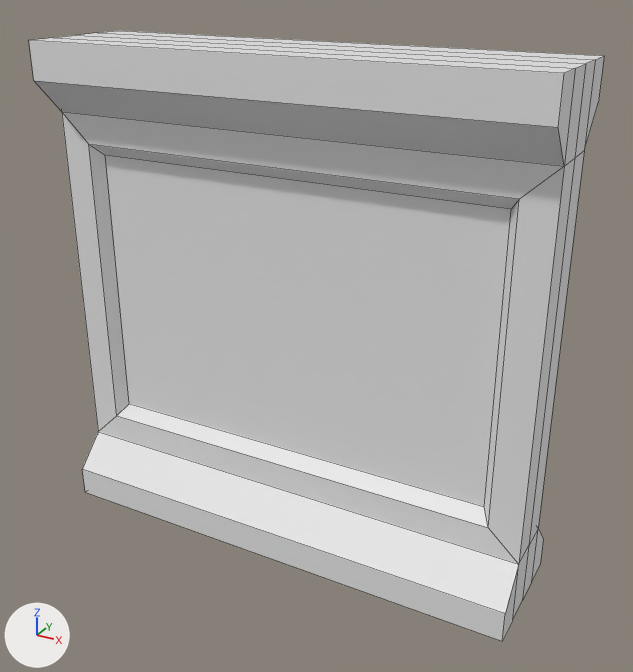
Before and after pictures for a commit that changed the FBX model Assets/Models/Wall_4x4/Wall_4x4_low.fbx.
Both versions are drawn from a 50 mm camera at (3.21, -8.02, 4.61) aimed at (0.17, -2.48, 1.85). Lighting does not change. The marker at lower left points along +X, +Y and +Z. Mesh edges are drawn as thin lines. Materials are left out; every surface is plain grey. Where no turn or scale is listed for an object, it has been applied to the vertices.

Names of what the first picture shows: 'Wall_4x4_low'.
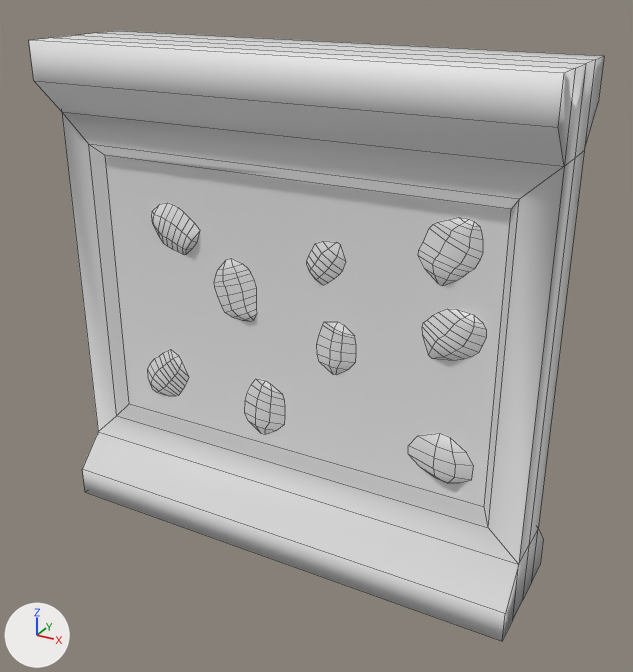
Where the change shows, as pixel boxes [x1, y1, x2, y2] in the pictures (633 x 672 px):
'Rock_Details', added: after [148, 203, 487, 483]
part 1 of me_mesh, shading changed: [29, 31, 604, 641] in both

The edits, one by one:
me_mesh has 56 vertices, 54 faces and spans x -2.0..2.0, y -1.0..0.0, z 0.0..4.0.
me_mesh is used by ob_wall_4x4_low; location (0.0, -2.0, 0.0).
me_mesh part 1: edges marked sharp go from 72 to 0.
Mesh me_mesh_001 is new.
It has 584 vertices, 438 faces and spans x -1.51..1.51, y -0.21..0.21, z -1.04..1.04.
Object 'Rock_Details' (ob_rock_details) is new; it shows me_mesh_001.
Its location is (0.079, -2.5, 1.971).
